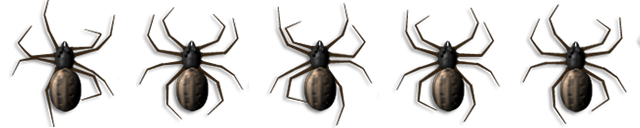
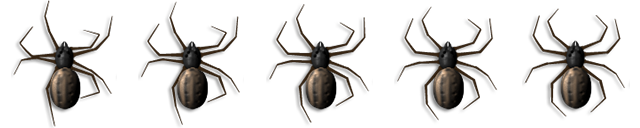
Layers edited between the first and the second w=640, h=128 image:
renamed "Layer 11" to "Layer 5", painted on it over [left=520, top=4, right=640, bottom=128]
renamed "Layer 10" to "Layer 4", painted on it over [left=392, top=6, right=503, bottom=126]
renamed "Layer 9" to "Layer 3", painted on it over [left=265, top=2, right=379, bottom=128]
renamed "Layer 8" to "Layer 2", painted on it over [left=136, top=1, right=249, bottom=128]
renamed "Layer 7" to "Layer 1", painted on it over [left=9, top=0, right=119, bottom=128]
